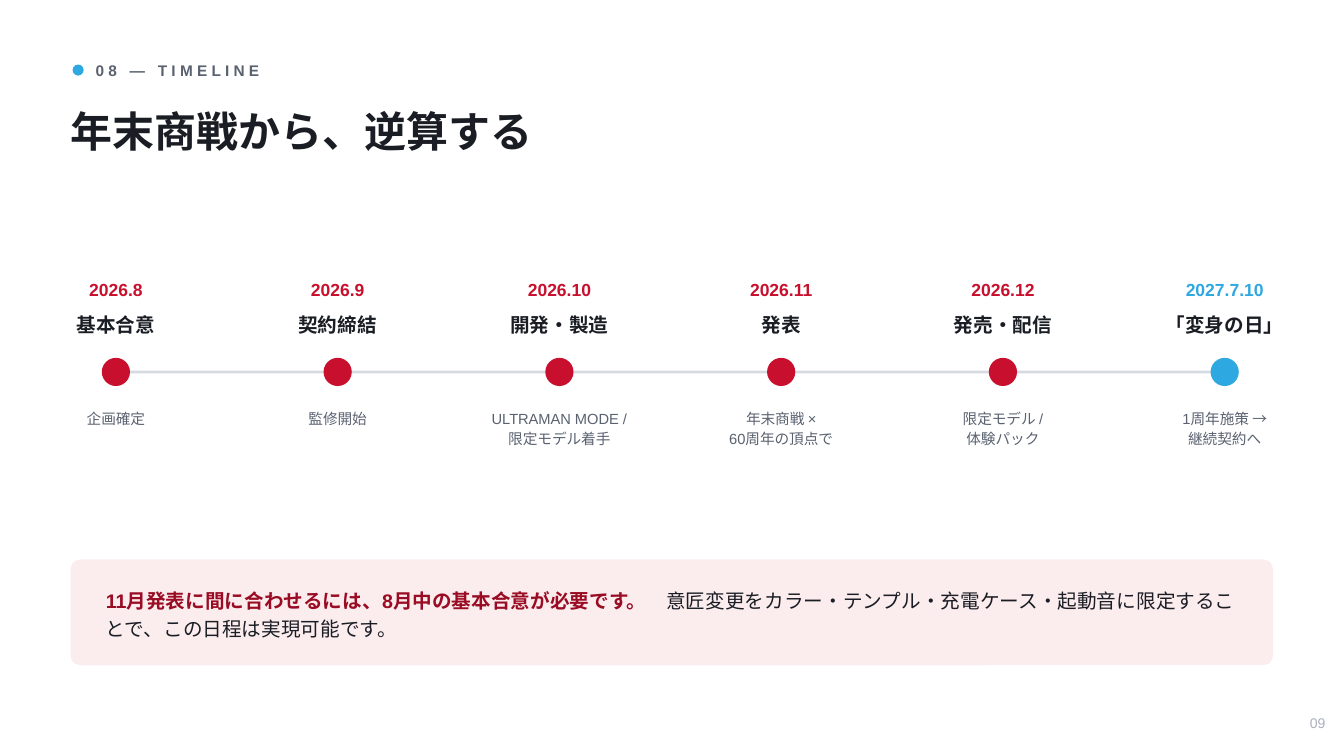
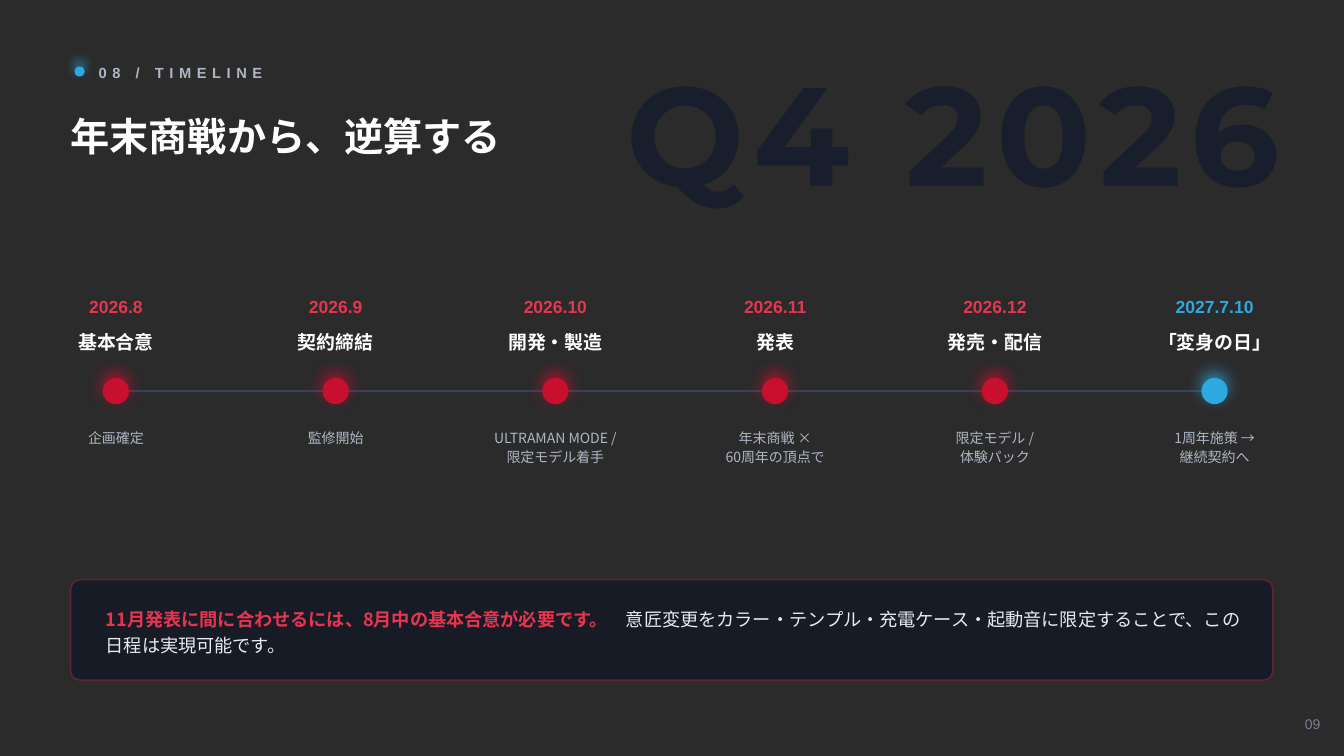
Before and after one commit to hayatoshintani-spe/kessho-lens, a slide deck: slide 9 of docs/proposals/rokid-ultraman-pitch.pptx. Drawn at 1344x756 pixels with LibreOffice and Linux fonts; fonts in the diff are those of the drawing; background and template pictures are left out; a plain dark background stands for a picture behind light text. Boxes give left, top, right and bottom in pixels: in the first picture for what was removed or moved away, otherwise in the second. Text is boxed around its words. In the diff, an @@ line names an element or a change of style, - is before the commit and + after.

```diff
--- a/docs/proposals/rokid-ultraman-pitch.pptx
+++ b/docs/proposals/rokid-ultraman-pitch.pptx
@@ background #FFFFFF to picture (left out) @@
@@ text added at [313, 30, 1280, 232], 100 pt, text #181E2B, bold @@
+Q4 2026
@@ text at [99, 68, 262, 78]: text changed; size 11 to 10.5 pt; text colour #5A6270 to #AEB6C4 @@
-08 — TIMELINE
+08 / TIMELINE
@@ text "年末商戦から、逆算する" at [71, 117, 502, 155]: size 30 to 28 pt, font Arial to Noto Sans CJK JP, text colour #1A1D24 to #FFFFFF @@
@@ text colour #C8102E to #E8354F in 5 elements at [89, 301, 142, 313], [309, 301, 362, 313], [524, 301, 587, 313], [744, 301, 806, 313], [963, 301, 1026, 313] @@
@@ 4 texts: place and size @@
-4 texts at [77, 283, 376, 334]
+4 texts at [78, 301, 373, 351]
@@ 4 texts: place and size @@
-4 texts at [510, 283, 812, 334]
+4 texts at [508, 301, 806, 351]
@@ size 14 to 13.5 pt, font Arial to Noto Sans CJK JP, text colour #1A1D24 to #FFFFFF in 6 elements at [78, 333, 153, 351], [298, 333, 373, 351], [508, 333, 602, 351], [756, 333, 794, 351], [948, 333, 1042, 351], [1158, 333, 1271, 351] @@
@@ 4 texts: place and size @@
-4 texts at [954, 283, 1284, 334]
+4 texts at [948, 301, 1271, 351]
@@ 2 texts, 2 ellipses: place and size @@
-2 texts, 2 ellipses at [87, 358, 366, 425]
+2 texts, 2 ellipses at [88, 378, 364, 444]
@@ 3 ellipses, 2 texts: place and size @@
-3 ellipses, 2 texts at [492, 358, 1017, 445]
+3 ellipses, 2 texts at [494, 378, 1008, 463]
@@ 2 texts, 1 ellipse: place and size @@
-2 texts, 1 ellipse at [963, 358, 1261, 445]
+2 texts, 1 ellipse at [956, 378, 1250, 463]
@@ shadow on in 7 elements at [75, 67, 85, 77], [103, 378, 129, 404], [323, 378, 349, 404], [542, 378, 569, 404], [762, 378, 788, 404], [982, 378, 1008, 404], [1202, 378, 1228, 404] @@
@@ line moved from (116, 372) - (1225, 372) to (116, 391) - (1215, 391) @@
@@ line (116, 391) - (1215, 391): stroke #D6DAE1 2 pt to #3A4257 1.5 pt @@
@@ size 10.5 to 10 pt, font Arial to Noto Sans CJK JP, text colour #5A6270 to #AEB6C4 in 6 elements at [88, 431, 144, 444], [308, 431, 364, 444], [494, 432, 608, 463], [726, 431, 825, 463], [956, 431, 1030, 463], [1174, 431, 1250, 463] @@
@@ rounded rectangle: place and size @@
-rounded rectangle at [71, 560, 1273, 665]
+rounded rectangle at [71, 580, 1273, 681]
@@ rounded rectangle at [71, 580, 1273, 681]: fill #FBECEE to #141926 at 86% opacity; outline none to #5A2430 1.25 pt; proportions changed @@
@@ text "11月発表に間に合わせるには、8月中の基本合意が必要です。 意匠変更をカラー・テンプル・充電ケース・起動音に限定すること ...": place and size @@
-text "11月発表に間に合わせるには、8月中の基本合意が必要です。 意匠変更をカラー・テンプル・充電ケース・起動音に限定すること ..." at [106, 591, 1234, 638]
+text "11月発表に間に合わせるには、8月中の基本合意が必要です。 意匠変更をカラー・テンプル・充電ケース・起動音に限定すること ..." at [106, 610, 1240, 654]
@@ text "11月発表に間に合わせるには、8月中の基本合意が必要です。 意匠変更をカラー・テンプル・充電ケース・起動音に限定すること ..." at [106, 610, 1240, 654]: size 14 to 13 pt, font Arial to Noto Sans CJK JP; text colour #9A0C23 to #E8354F in "11月発表に間に合わせるには、8月中の基本合意が必要です。"; text colour #1A1D24 to #E7EAF0 in "意匠変更をカラー・テンプル・充電ケース・起動音に限定することで、この日程は実現可能です。"; line spacing 20pt to 19pt @@
@@ text "09" at [1305, 719, 1321, 729]: text colour #A9B0BC to #78808F @@
```
Also in this commit, not shown: 9 other slides changed.
